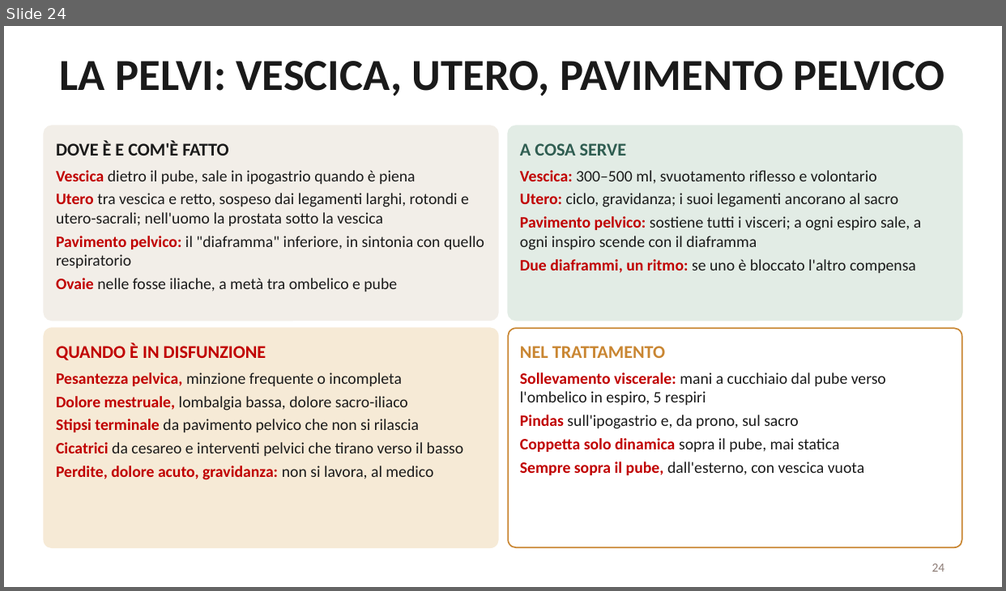
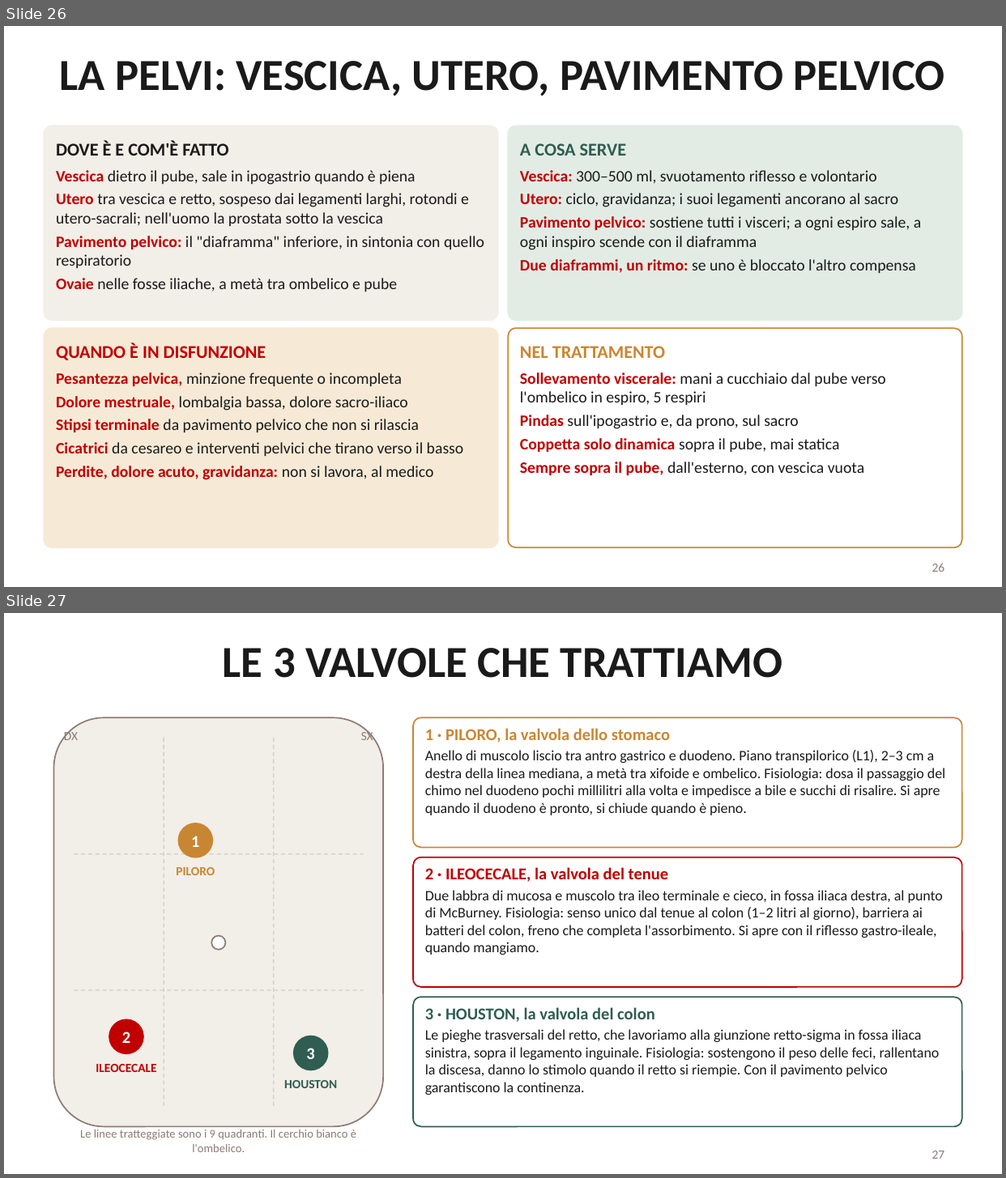
Before and after one commit to davidemcb/kinesiologia-studio, a slide deck: formazione/dispense/viscerale-2-livello.pptx. Shown one above the other, each under a label of ours: slide 24 before the commit, slides 26 and 27 after it. The pictures are 1006x591 and 1006x1178 pixels, drawn with LibreOffice and Linux fonts; fonts in the diff are those of the drawing. Boxes give left, top, right and bottom in pixels: in the first picture for what was removed or moved away, otherwise in the second. Text is boxed around its words. In the diff, an @@ line names an element or a change of style, - is before the commit and + after.

```diff
--- a/formazione/dispense/viscerale-2-livello.pptx
+++ b/formazione/dispense/viscerale-2-livello.pptx
@@ slide 27 added at <box>4,613,1002,1174</box>, background #FFFFFF @@
@@ title added at <box>223,648,782,678</box>, 32 pt, text #1A1A1A, bold @@
+LE 3 VALVOLE CHE TRATTIAMO
@@ rounded rectangle added at <box>54,717,383,1127</box>, fill #F2EEE8, outline #8C7B75 1 pt @@
@@ text added at <box>64,729,78,740</box>, 9 pt, text #8C7B75 @@
+DX
@@ text added at <box>361,729,373,740</box>, 9 pt, text #8C7B75 @@
+SX
@@ rounded rectangle added at <box>413,717,962,848</box>, fill #FFFFFF, outline #C98632 1 pt @@
@@ text added at <box>425,728,945,815</box>, 10.5 pt, text #1A1A1A @@
+1 · PILORO, la valvola dello stomaco
+Anello di muscolo liscio tra antro gastrico e duodeno. Piano transpilorico (L1), 2–3 cm a destra della linea mediana, a metà tra xifoide e ombelico. Fisiologia: dosa il passaggio del chimo nel duodeno pochi millilitri alla volta e impedisce a bile e succhi di risalire. Si apre quando il duodeno è pronto, si chiude quando è pieno.
@@ line added from (164, 738) to (164, 1107), #D5CFC3 0.75 pt dashed @@
@@ line added from (274, 738) to (274, 1107), #D5CFC3 0.75 pt dashed @@
@@ ellipse added at <box>179,824,212,858</box>, fill #C98632, outline #C98632 1 pt @@
@@ line added from (74, 854) to (364, 854), #D5CFC3 0.75 pt dashed @@
@@ text added at <box>191,836,199,847</box>, 12 pt, text #FFFFFF, bold @@
+1
@@ text added at <box>176,867,215,875</box>, 9 pt, text #C98632, bold @@
+PILORO
@@ rounded rectangle added at <box>413,858,962,987</box>, fill #FFFFFF, outline #C00000 1 pt @@
@@ text added at <box>425,867,943,955</box>, 10.5 pt, text #1A1A1A @@
+2 · ILEOCECALE, la valvola del tenue
+Due labbra di mucosa e muscolo tra ileo terminale e cieco, in fossa iliaca destra, al punto di McBurney. Fisiologia: senso unico dal tenue al colon (1–2 litri al giorno), barriera ai batteri del colon, freno che completa l'assorbimento. Si apre con il riflesso gastro-ileale, quando mangiamo.
@@ ellipse added at <box>211,935,226,949</box>, fill #FFFFFF, outline #8C7B75 1 pt @@
@@ line added from (74, 990) to (364, 990), #D5CFC3 0.75 pt dashed @@
@@ rounded rectangle added at <box>413,997,962,1127</box>, fill #FFFFFF, outline #2F5D51 1 pt @@
@@ ellipse added at <box>110,1020,143,1054</box>, fill #C00000, outline #C00000 1 pt @@
@@ text added at <box>425,1007,940,1095</box>, 10.5 pt, text #1A1A1A @@
+3 · HOUSTON, la valvola del colon
+Le pieghe trasversali del retto, che lavoriamo alla giunzione retto-sigma in fossa iliaca sinistra, sopra il legamento inguinale. Fisiologia: sostengono il peso delle feci, rallentano la discesa, danno lo stimolo quando il retto si riempie. Con il pavimento pelvico garantiscono la continenza.
@@ text added at <box>122,1032,130,1043</box>, 12 pt, text #FFFFFF, bold @@
+2
@@ ellipse added at <box>293,1036,327,1070</box>, fill #2F5D51, outline #2F5D51 1 pt @@
@@ text added at <box>306,1048,314,1059</box>, 12 pt, text #FFFFFF, bold @@
+3
@@ text added at <box>96,1064,156,1072</box>, 9 pt, text #C00000, bold @@
+ILEOCECALE
@@ text added at <box>284,1080,337,1088</box>, 9 pt, text #2F5D51, bold @@
+HOUSTON
@@ text added at <box>80,1130,356,1152</box>, 8.5 pt, text #8C7B75 @@
+Le linee tratteggiate sono i 9 quadranti. Il cerchio bianco è l'ombelico.
@@ page number added at <box>932,1151,945,1159</box>, 9 pt, text #8C7B75 @@
+27
@@ what was slide 24 is now slide 26 @@
@@ page number at <box>932,563,945,572</box>: text changed @@
-24
+26
```
Also in this commit, not shown: 4 slides changed, 1 other slide added.
